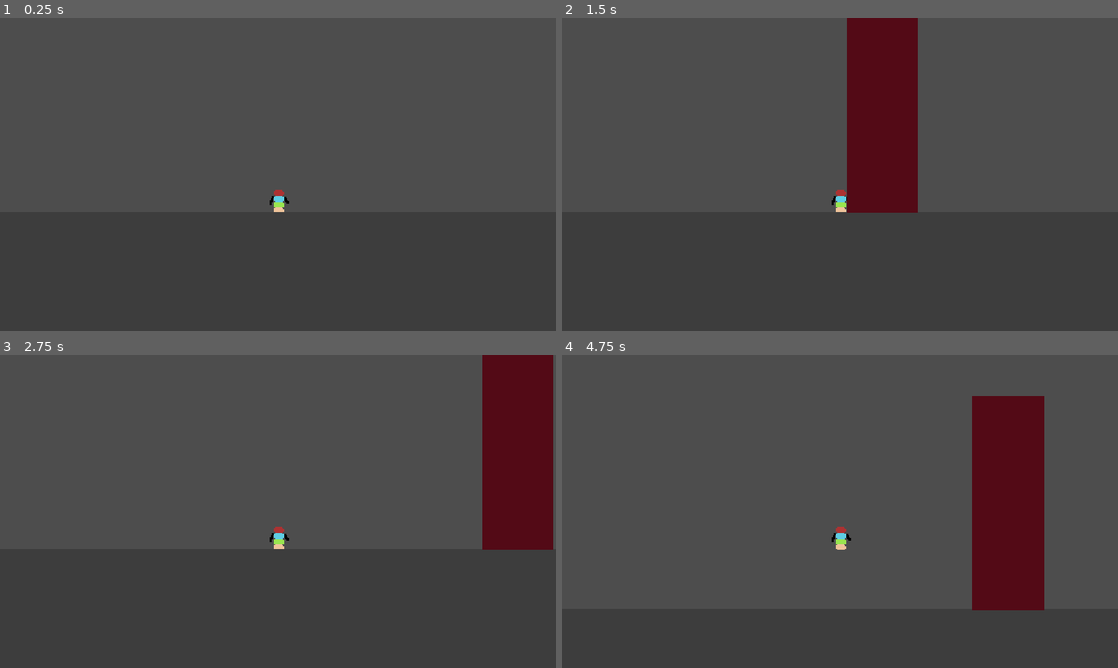
Above: before the commit, frames 1-4 (two rows, left to right).
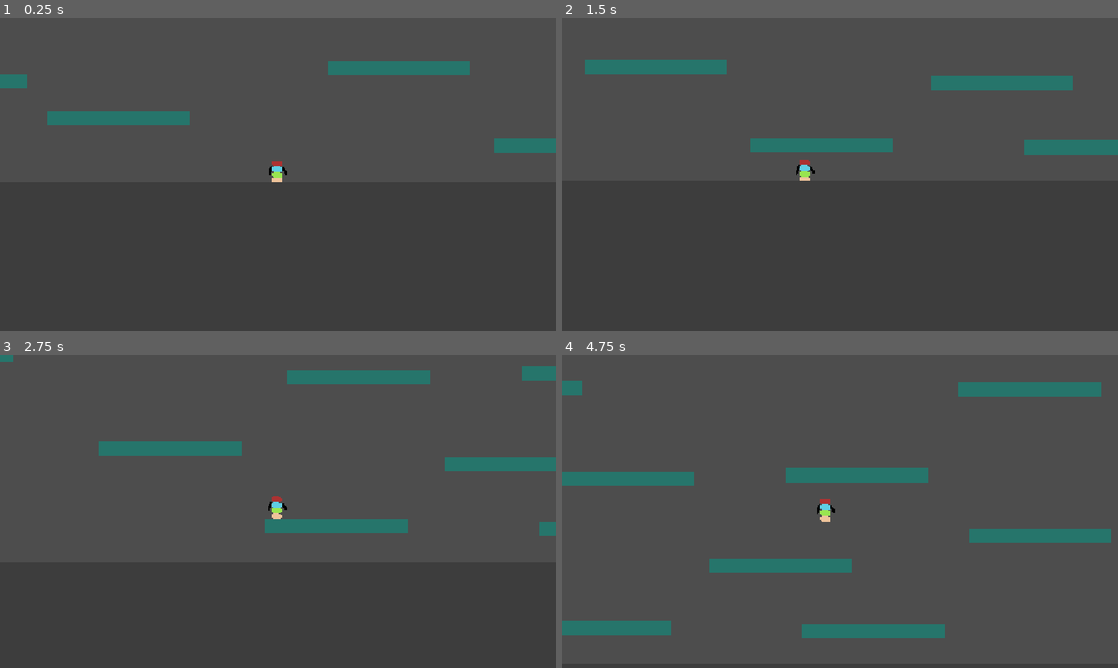
Above: after the commit, the same moments.

Repository: AvSBF/layer-defence
Game: Godot game, scene res://Scenes/World.tscn
The game is run twice, just before and just after one commit, with the same random seed, the same clock (stepped at 60 frames per second) and the same inputs.
Inputs:
- Up to frame 1 (0.25 s): no input
- Up to frame 2 (1.5 s): tap Enter at 0.5 s; hold Space (jump) 0.53-1.28 s; hold D (key_right) from 0.53 s (still down); tap Space (jump) at 1.35 s
- Up to frame 3 (2.75 s): tap Space (jump) at 1.52, 1.82 s; release D (key_right) at 2.03 s; hold A (key_left) from 2.03 s (still down); hold Space (jump) from 2.03 s (still down)
- Up to frame 4 (4.75 s): release A (key_left) at 2.78 s; release Space (jump) at 2.78 s; hold D (key_right) 2.78-4.28 s; tap Space (jump) at 2.85, 3.02, 3.32, 4.35, 4.52 s; hold Space (jump) 3.53-4.28 s; hold A (key_left) from 4.28 s (still down)

The runs differ from the first frame. In frame 1, 3.3% of the frame differs, in the area x 0-100%, y 13-62%; in frame 2, 12%; in frame 3, 12%; in frame 4, 17%, in the area x 0-99%, y 8-91%.

Commit message:
camera smoothing

Diff:
--- /dev/null
+++ b/Resources/Prefabs/Platform.tscn
@@ -0,0 +1,16 @@
+[gd_scene format=3 uid="uid://d2dssq6sj0iyr"]
+
+[sub_resource type="RectangleShape2D" id="RectangleShape2D_2p5pi"]
+size = Vector2(200, 20)
+
+[node name="Platform" type="StaticBody2D" unique_id=9024594]
+
+[node name="ColorRect" type="ColorRect" parent="." unique_id=1856586483]
+offset_left = -100.0
+offset_top = -10.0
+offset_right = 100.0
+offset_bottom = 10.0
+color = Color(0.14794579, 0.45722246, 0.42006665, 1)
+
+[node name="CollisionShape2D" type="CollisionShape2D" parent="." unique_id=133458062]
+shape = SubResource("RectangleShape2D_2p5pi")
--- a/Resources/player.tscn
+++ b/Resources/player.tscn
@@ -3,6 +3,7 @@
 [ext_resource type="Script" uid="uid://u7u0br6eysid" path="res://Scripts/Player/player_controller.gd" id="1_2buye"]
 [ext_resource type="Texture2D" uid="uid://dmnv2hvtie3g6" path="res://Aseprites/Debug/Debug-Player.png" id="2_hxkbv"]
 [ext_resource type="Script" uid="uid://32yqddauefmw" path="res://Scripts/Player/player_movement.gd" id="3_i1ew7"]
+[ext_resource type="Script" uid="uid://dbpwqnf23hok5" path="res://Scripts/Player/player_camera_movement.gd" id="4_hxkbv"]
 
 [sub_resource type="RectangleShape2D" id="RectangleShape2D_j0p05"]
 size = Vector2(9, 32)
@@ -18,8 +19,14 @@
 texture = ExtResource("2_hxkbv")
 
 [node name="Camera2D" type="Camera2D" parent="." unique_id=202886270]
-position = Vector2(-2, -38)
+position = Vector2(0, -81)
 zoom = Vector2(1.475, 1.475)
+position_smoothing_speed = 7.0
 
 [node name="player_movement" type="Node" parent="." unique_id=1823917375]
 script = ExtResource("3_i1ew7")
+
+[node name="camera_movement" type="Node2D" parent="." unique_id=1175097866]
+script = ExtResource("4_hxkbv")
+max_distance_x = 100.0
+max_distance_y = 50.0
--- a/Scenes/World.tscn
+++ b/Scenes/World.tscn
@@ -3,12 +3,14 @@
 [ext_resource type="PackedScene" uid="uid://rwu0dmkncf1m" path="res://Resources/player.tscn" id="1_5cjrv"]
 [ext_resource type="Shape2D" uid="uid://cwbq8x2ejj2wx" path="res://Resources/World/Collision Shapes/floor_collision_shape.tres" id="2_j0p05"]
 [ext_resource type="Shape2D" uid="uid://dgvw5me1278xk" path="res://Resources/World/Collision Shapes/world_border_collision_shape.tres" id="3_5nsto"]
+[ext_resource type="PackedScene" uid="uid://d2dssq6sj0iyr" path="res://Resources/Prefabs/Platform.tscn" id="3_gjpho"]
 
 [node name="Game" type="Node2D" unique_id=1272095099]
 
 [node name="Player" parent="." unique_id=1528174240 instance=ExtResource("1_5cjrv")]
 position = Vector2(0, 15)
 move_speed = 400.0
+max_jump_hold = 0.4
 
 [node name="Floor" type="StaticBody2D" parent="." unique_id=463992933]
 position = Vector2(0, 191)
@@ -24,10 +26,84 @@
 shape = ExtResource("2_j0p05")
 debug_color = Color(0, 0.6, 0.69803923, 0)
 
-[node name="Border" type="StaticBody2D" parent="." unique_id=897051661]
-position = Vector2(438, -109)
+[node name="Platforms" type="Node2D" parent="." unique_id=1679185475]
 
-[node name="borderColor" type="ColorRect" parent="Border" unique_id=128847484]
+[node name="Platform" parent="Platforms" unique_id=9024594 instance=ExtResource("3_gjpho")]
+position = Vector2(-452, -103)
+
+[node name="Platform2" parent="Platforms" unique_id=4672271 instance=ExtResource("3_gjpho")]
+position = Vector2(170, -121)
+
+[node name="Platform3" parent="Platforms" unique_id=452226565 instance=ExtResource("3_gjpho")]
+position = Vector2(-151, -253)
+
+[node name="Platform4" parent="Platforms" unique_id=1816943598 instance=ExtResource("3_gjpho")]
+position = Vector2(-729, -193)
+
+[node name="Platform5" parent="Platforms" unique_id=1379243594 instance=ExtResource("3_gjpho")]
+position = Vector2(-475, -350)
+
+[node name="Platform6" parent="Platforms" unique_id=786559925 instance=ExtResource("3_gjpho")]
+position = Vector2(277, -349)
+
+[node name="Platform7" parent="Platforms" unique_id=628842041 instance=ExtResource("3_gjpho")]
+position = Vector2(434, -221)
+
+[node name="Platform8" parent="Platforms" unique_id=1315922381 instance=ExtResource("3_gjpho")]
+position = Vector2(656, -99)
+
+[node name="Platform9" parent="Platforms" unique_id=516432777 instance=ExtResource("3_gjpho")]
+position = Vector2(787, -8)
+
+[node name="Platform10" parent="Platforms" unique_id=1695159268 instance=ExtResource("3_gjpho")]
+position = Vector2(764, -226)
+
+[node name="Platform11" parent="Platforms" unique_id=527844257 instance=ExtResource("3_gjpho")]
+position = Vector2(403, -12)
+
+[node name="Platform12" parent="Platforms" unique_id=909107687 instance=ExtResource("3_gjpho")]
+position = Vector2(-224, -51)
+
+[node name="Platform13" parent="Platforms" unique_id=1557257327 instance=ExtResource("3_gjpho")]
+position = Vector2(-715, -53)
+
+[node name="Platform14" parent="Platforms" unique_id=1720656139 instance=ExtResource("3_gjpho")]
+position = Vector2(-1118, -53)
+
+[node name="Platform15" parent="Platforms" unique_id=1063719413 instance=ExtResource("3_gjpho")]
+position = Vector2(-1122, -264)
+
+[node name="Platform16" parent="Platforms" unique_id=1966717037 instance=ExtResource("3_gjpho")]
+position = Vector2(-906, -407)
+
+[node name="Platform17" parent="Platforms" unique_id=1043619079 instance=ExtResource("3_gjpho")]
+position = Vector2(-642, -513)
+
+[node name="Platform18" parent="Platforms" unique_id=946696255 instance=ExtResource("3_gjpho")]
+position = Vector2(-161, -456)
+
+[node name="Platform19" parent="Platforms" unique_id=1943692692 instance=ExtResource("3_gjpho")]
+position = Vector2(255, -525)
+
+[node name="Platform20" parent="Platforms" unique_id=323407924 instance=ExtResource("3_gjpho")]
+position = Vector2(609, -424)
+
+[node name="Platform21" parent="Platforms" unique_id=109003146 instance=ExtResource("3_gjpho")]
+position = Vector2(1021, -141)
+
+[node name="Platform22" parent="Platforms" unique_id=145842225 instance=ExtResource("3_gjpho")]
+position = Vector2(1006, -347)
+
+[node name="Platform23" parent="Platforms" unique_id=962036922 instance=ExtResource("3_gjpho")]
+position = Vector2(991, -523)
+
+[node name="Borders" type="Node2D" parent="." unique_id=737562487]
+
+[node name="Border" type="StaticBody2D" parent="Borders" unique_id=897051661]
+position = Vector2(1463, -709)
+scale = Vector2(1, 5)
+
+[node name="borderColor" type="ColorRect" parent="Borders/Border" unique_id=128847484]
 anchors_preset = 8
 anchor_left = 0.5
 anchor_top = 0.5
@@ -41,14 +117,15 @@
 grow_vertical = 2
 color = Color(0.32511863, 0.04106886, 0.08800968, 1)
 
-[node name="borderCollision" type="CollisionShape2D" parent="Border" unique_id=197682682]
+[node name="borderCollision" type="CollisionShape2D" parent="Borders/Border" unique_id=197682682]
 shape = ExtResource("3_5nsto")
 debug_color = Color(0, 0.6, 0.69803923, 0)
 
-[node name="Border2" type="StaticBody2D" parent="." unique_id=2102931686]
-position = Vector2(-442, -109)
+[node name="Border2" type="StaticBody2D" parent="Borders" unique_id=2102931686]
+position = Vector2(-1406, -709)
+scale = Vector2(1, 5)
 
-[node name="borderColor" type="ColorRect" parent="Border2" unique_id=488421897]
+[node name="borderColor" type="ColorRect" parent="Borders/Border2" unique_id=488421897]
 anchors_preset = 8
 anchor_left = 0.5
 anchor_top = 0.5
@@ -62,6 +139,13 @@
 grow_vertical = 2
 color = Color(0.32511863, 0.04106886, 0.08800968, 1)
 
-[node name="borderCollision" type="CollisionShape2D" parent="Border2" unique_id=761424936]
+[node name="borderCollision" type="CollisionShape2D" parent="Borders/Border2" unique_id=761424936]
 shape = ExtResource("3_5nsto")
 debug_color = Color(0, 0.6, 0.69803923, 0)
+
+[node name="Camera2D" type="Camera2D" parent="." unique_id=152582392]
+light_mask = 3
+position = Vector2(36, -349)
+enabled = false
+zoom = Vector2(0.39, 0.65)
+limit_enabled = false
--- /dev/null
+++ b/Scripts/Player/player_camera_movement.gd
@@ -0,0 +1,28 @@
+extends Node2D
+
+@onready var camera : Camera2D = $"../Camera2D"
+@onready var player : CharacterBody2D = $".."
+
+@export var max_distance_x : float = 50
+@export var max_distance_y : float = 25
+@export var smooth_speed : float = 0.7
+
+var increase_speed_delay : float = 1.5
+
+func _ready() -> void:
+	camera.position = Vector2.ZERO
+
+func _physics_process(delta: float) -> void:
+	var current_velocty : Vector2 = player.velocity
+	current_velocty.x = clampf(current_velocty.x, -max_distance_x, max_distance_x)
+	current_velocty.y = clampf(current_velocty.y, -max_distance_y, max_distance_y)
+
+	camera.position = lerp(camera.position, current_velocty, smooth_speed * delta)
+
+	if current_velocty == Vector2.ZERO:
+		increase_speed_delay -= delta
+		if increase_speed_delay > 0:
+			return
+		camera.position = lerp(camera.position, Vector2.ZERO, smooth_speed * 10 * delta)
+	else:
+		increase_speed_delay = 1
--- a/Scripts/Player/player_controller.gd
+++ b/Scripts/Player/player_controller.gd
@@ -2,5 +2,6 @@
 extends CharacterBody2D
 
 @export var move_speed : float = 2
-@export var jump_force : float = -400
+@export var jump_force : float = -800
+@export var max_jump_hold : float = 1
 @export var gravity : float = 980
--- a/Scripts/Player/player_movement.gd
+++ b/Scripts/Player/player_movement.gd
@@ -1,6 +1,8 @@
 extends Node
 
 @onready var controller : CharacterBody2D = get_parent()
+
+var time_jump_pressed : float = 0
 
 func _physics_process(delta: float) -> void:
 	var direction_x := Input.get_axis("key_left", "key_right")
@@ -8,7 +10,19 @@
 
 	if not controller.is_on_floor():
 		controller.velocity.y += controller.gravity * delta
-	elif Input.is_action_just_pressed("jump"):
-		controller.velocity.y = controller.jump_force
+	elif Input.is_action_pressed("jump"):
+		time_jump_pressed += delta
+	elif Input.is_action_just_released("jump"):
+		var jump_height = _calculate_jump_height()
+		controller.velocity.y = jump_height
 
 	controller.move_and_slide()
+
+func _calculate_jump_height() -> float:
+	if time_jump_pressed > controller.max_jump_hold:
+		time_jump_pressed = controller.max_jump_hold
+	var t = clamp(time_jump_pressed / controller.max_jump_hold, 0.0, 1.0)
+	var magnitude = lerpf(200, 600, t)
+	var strength = -magnitude if controller.jump_force < 0 else magnitude
+	print("Jump force %f" % strength)
+	return strength
Not shown, added: Scripts/Player/player_camera_movement.gd.uid
